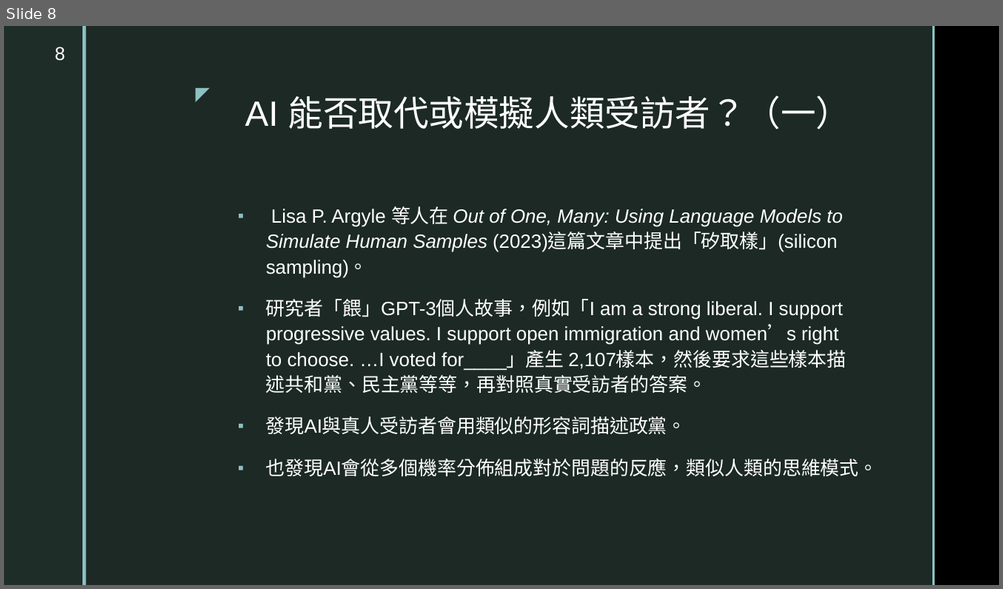
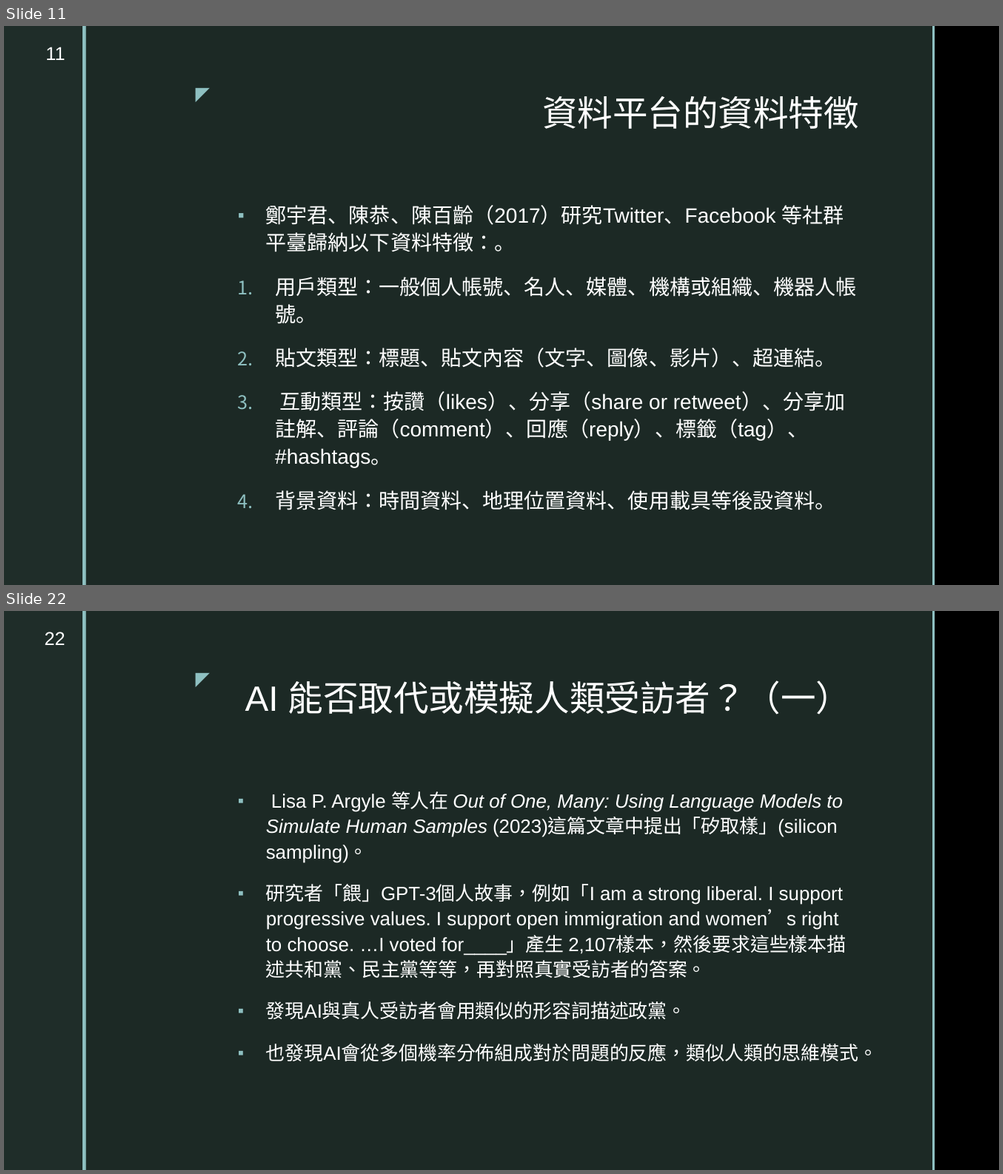
Before and after one commit to TsaiChiahung/PublicOpinion2026, a slide deck: 投影片/民意與調查Week12.pptx. Shown one above the other, each under a label of ours: slide 8 before the commit, slides 11 and 22 after it; the slides between them are not shown. The pictures are 1003x589 and 1003x1174 pixels, drawn with LibreOffice and Linux fonts; fonts in the diff are those of the drawing; background and template pictures are left out. Boxes give left, top, right and bottom in pixels: in the first picture for what was removed or moved away, otherwise in the second. Text is boxed around its words. In the diff, an @@ line names an element or a change of style, - is before the commit and + after.

```diff
--- a/投影片/民意與調查Week12.pptx
+++ b/投影片/民意與調查Week12.pptx
@@ slide 11 added at <box>4,26,999,585</box>, background picture (left out); not listed: 5 template elements that a slide beside it also shows @@
@@ page number added at <box>45,47,65,60</box>, 18 pt, text #FFFFFF @@
+11
@@ title added at <box>542,96,859,129</box>, 34 pt, text #FFFFFF @@
+資料平台的資料特徵
@@ text added at <box>266,205,856,511</box>, 20 pt, text #FFFFFF @@
+▪ 鄭宇君、陳恭、陳百齡（2017）研究Twitter、Facebook 等社群平臺歸納以下資料特徵：。
+1. 用戶類型：一般個人帳號、名人、媒體、機構或組織、機器人帳號。
+2. 貼文類型：標題、貼文內容（文字、圖像、影片）、超連結。
+3. 互動類型：按讚（likes）、分享（share or retweet）、分享加註解、評論（comment）、回應（reply）、標籤（tag）、#hashtags。
+4. 背景資料：時間資料、地理位置資料、使用載具等後設資料。
@@ what was slide 8 is now slide 22 @@
@@ page number at <box>45,632,65,645</box>: text changed @@
-8
+22
```
Also in this commit, not shown: 3 slides changed, 17 other slides added.
